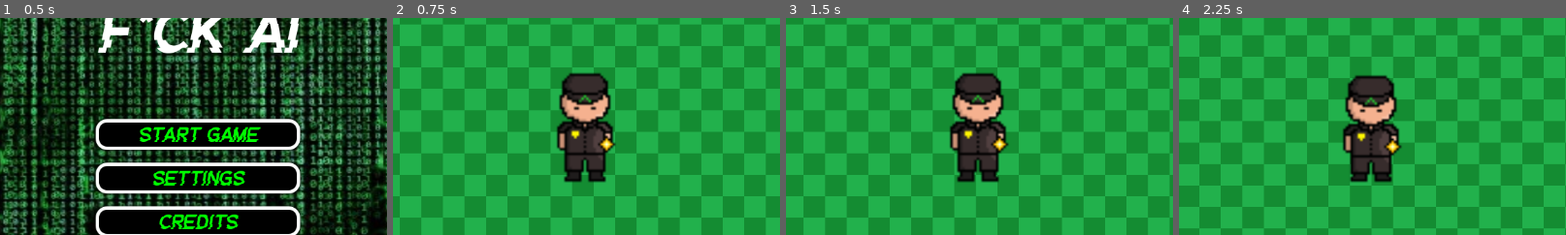
Above: before the commit, frames 1-4 (left to right).
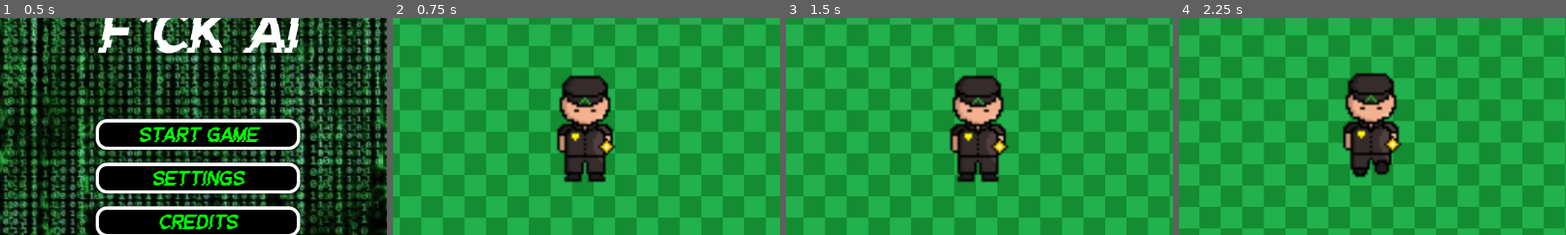
Above: after the commit, the same moments.

Repository: Ryu-Ong/prop
Game: Godot game, scene res://asset/Main_menu.tscn
Same seed, same stepped clock (60 frames per second), same inputs: the game is played once before the commit and once after it.
Inputs:
- Up to frame 1 (0.5 s): no input
- Up to frame 2 (0.75 s): click "Start game" at 0.5 s
- Up to frame 3 (1.5 s): hold Right (ui_right) from 1.28 s (still down)
- Up to frame 4 (2.25 s): release Right (ui_right) at 2.03 s; hold Down (ui_down) from 2.03 s (still down)
The pictures show only the part of the screen within x 25-75%, y 24-74%; the shares and areas given below are measured in that part.

Frame 1 is identical in both runs. In frame 2, 2.5% of the frame differs, in the area x 42-58%, y 25-73%; in frame 3, 2.5%; in frame 4, 3.0%, in the area x 42-58%, y 25-76%.

Commit message:
Update player.tscn

Diff:
--- a/player.tscn
+++ b/player.tscn
@@ -15,21 +15,21 @@
 atlas = ExtResource("2_i3pqv")
 region = Rect2(0, 64, 64, 64)
 
+[sub_resource type="AtlasTexture" id="AtlasTexture_hqtel"]
+atlas = ExtResource("2_onrkg")
+region = Rect2(64, 0, 64, 64)
+
 [sub_resource type="AtlasTexture" id="AtlasTexture_i3pqv"]
 atlas = ExtResource("2_onrkg")
 region = Rect2(0, 0, 64, 64)
 
-[sub_resource type="AtlasTexture" id="AtlasTexture_hqtel"]
+[sub_resource type="AtlasTexture" id="AtlasTexture_2hs0m"]
 atlas = ExtResource("2_onrkg")
-region = Rect2(64, 0, 64, 64)
+region = Rect2(64, 64, 64, 64)
 
 [sub_resource type="AtlasTexture" id="AtlasTexture_sweqy"]
 atlas = ExtResource("2_onrkg")
 region = Rect2(0, 64, 64, 64)
-
-[sub_resource type="AtlasTexture" id="AtlasTexture_2hs0m"]
-atlas = ExtResource("2_onrkg")
-region = Rect2(64, 64, 64, 64)
 
 [sub_resource type="SpriteFrames" id="SpriteFrames_1jxqw"]
 animations = [{
@@ -75,5 +75,5 @@
 position = Vector2(1, -1.0000076)
 scale = Vector2(3.5781248, 3.5781248)
 sprite_frames = SubResource("SpriteFrames_1jxqw")
-animation = &"Security Idle Down"
-frame_progress = 0.9006487
+animation = &"Security Walk Down"
+frame_progress = 0.3081096
Not shown: 1 places in player.tscn that only renumber resources
